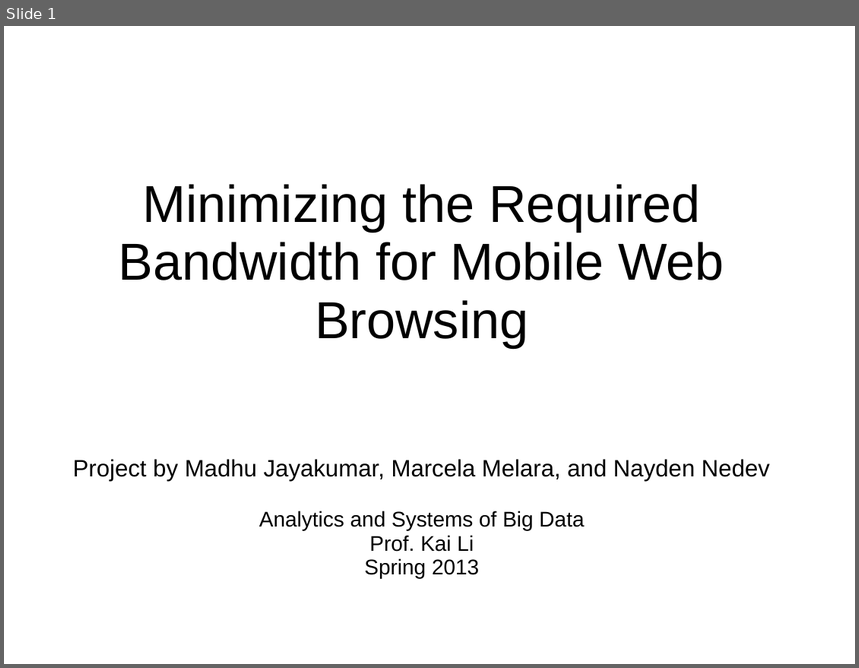
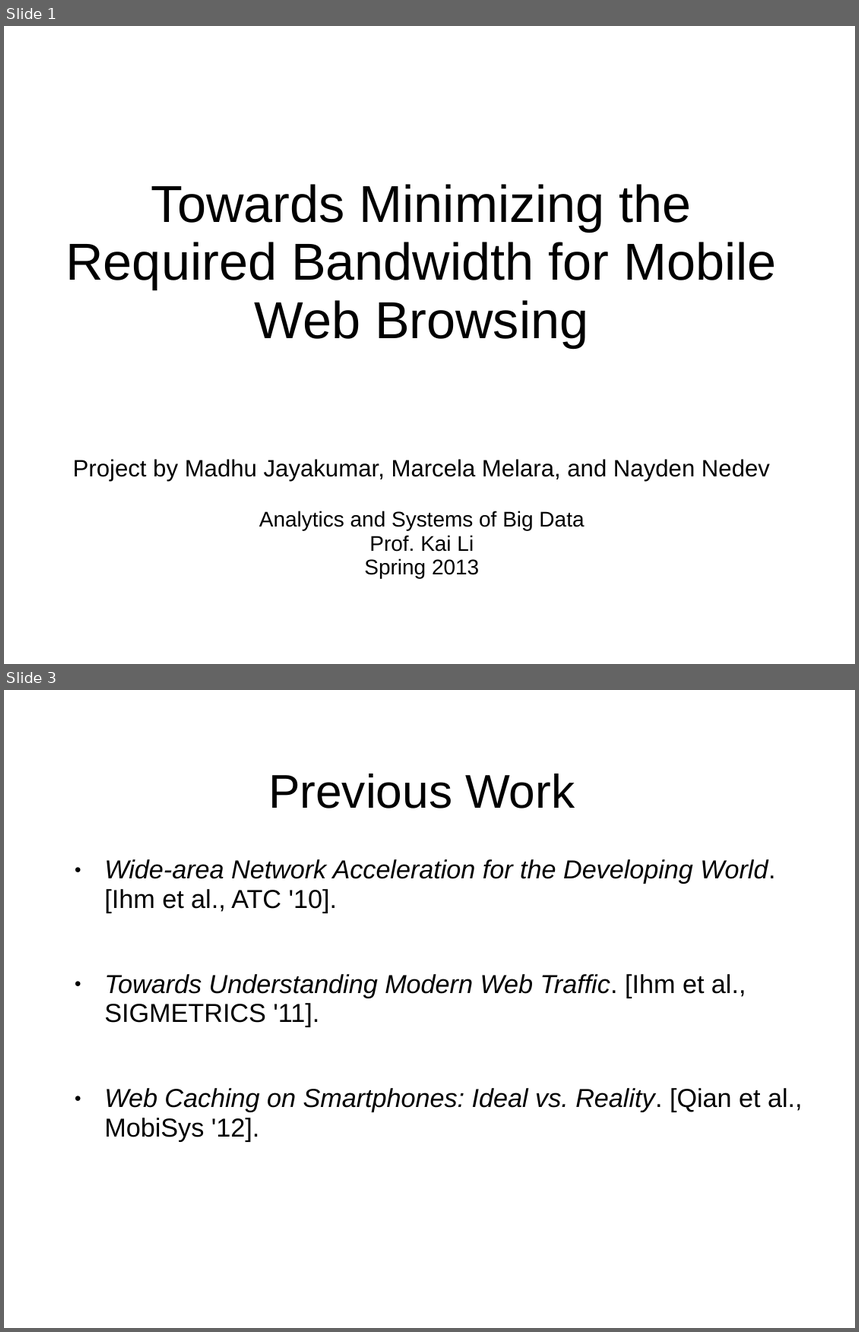
Before and after one commit to masomel/big-data-project, a slide deck: paper/Presentation_May17.ppt. Shown one above the other, each under a label of ours: slide 1 before the commit, slides 1 and 3 after it; the slides between them are not shown. The pictures are 859x668 and 859x1332 pixels, drawn with LibreOffice and Linux fonts; fonts in the diff are those of the drawing; background and template pictures are left out. Boxes give left, top, right and bottom in pixels: in the first picture for what was removed or moved away, otherwise in the second. Text is boxed around its words. In the diff, an @@ line names an element or a change of style, - is before the commit and + after.

```diff
--- a/paper/Presentation_May17.ppt
+++ b/paper/Presentation_May17.ppt
@@ slide 3 added at (x1=4, y1=690, x2=855, y2=1328), background picture (left out) @@
@@ title added at (x1=268, y1=774, x2=575, y2=809), 40 pt, text #000000 @@
+Previous Work
@@ text added at (x1=104, y1=859, x2=803, y2=1141), 22 pt, text #000000, italic @@
+● Wide-area Network Acceleration for the Developing World. [Ihm et al., ATC '10].
+● Towards Understanding Modern Web Traffic. [Ihm et al., SIGMETRICS '11].
+● Web Caching on Smartphones: Ideal vs. Reality. [Qian et al., MobiSys '12].
@@ slide 1 changed as well @@
@@ text at (x1=66, y1=184, x2=777, y2=347): text changed @@
-Minimizing the Required Bandwidth for Mobile Web Browsing
+Towards Minimizing the Required Bandwidth for Mobile Web Browsing
```
Also in this commit, not shown: 3 other slides changed, 3 other slides added, 5 slides removed.
